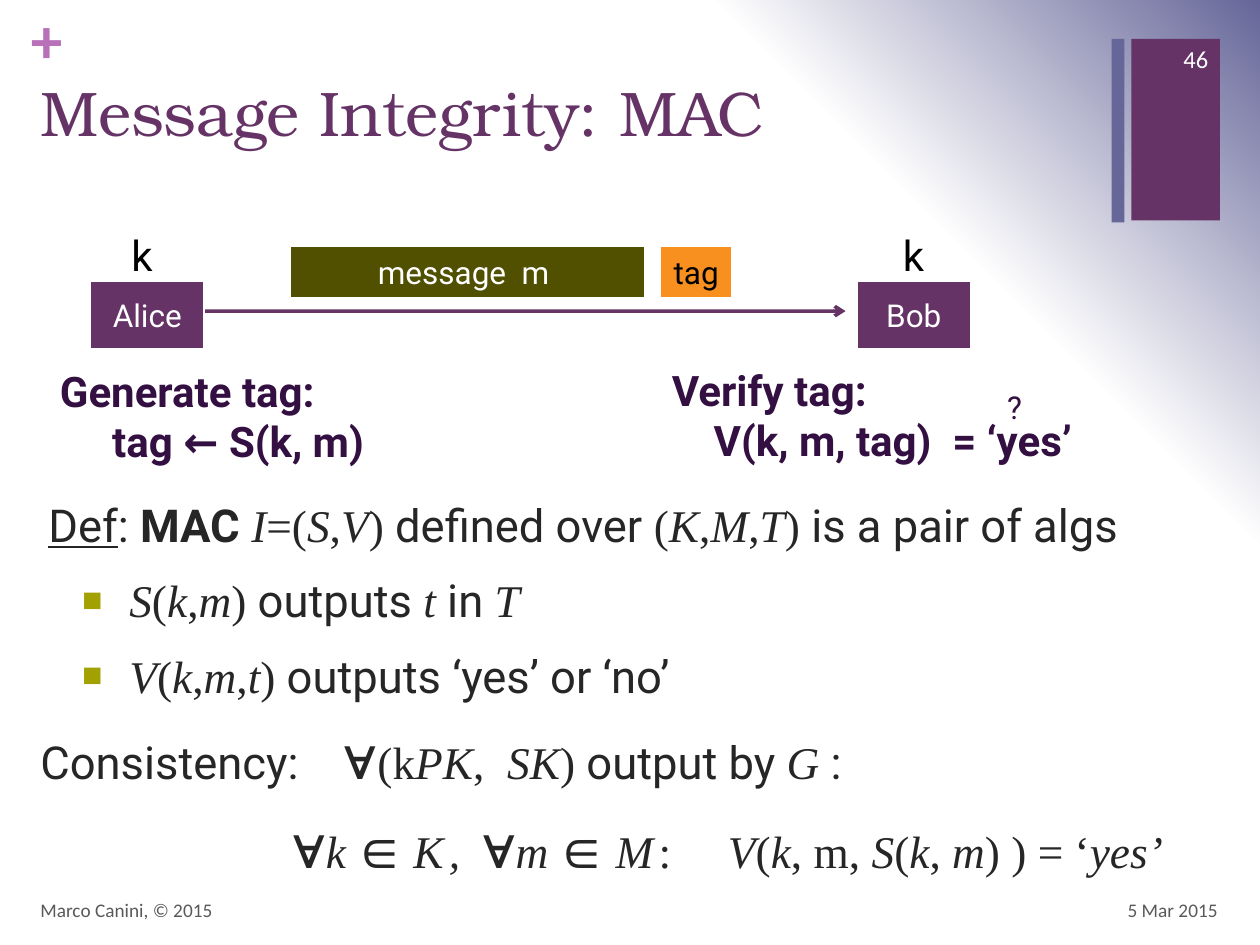
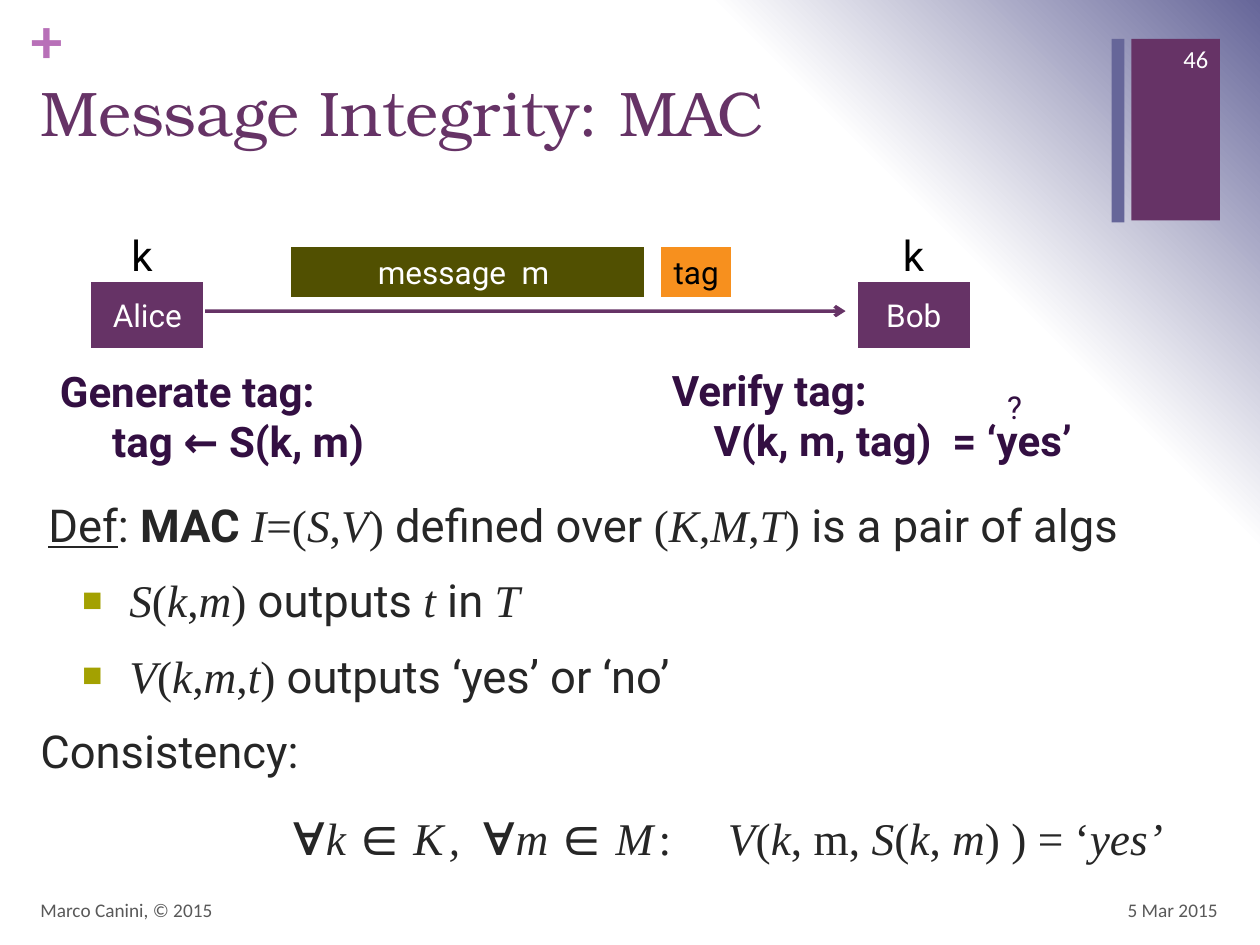
Before and after one commit to mcanini/INGI2347-2015, a slide deck: slide 46 of 05-cryptography2.pptx. Drawn at 1260x945 pixels with LibreOffice and Linux fonts; fonts in the diff are those of the drawing. Boxes give left, top, right and bottom in pixels: in the first picture for what was removed or moved away, otherwise in the second. Text is boxed around its words. In the diff, an @@ line names an element or a change of style, - is before the commit and + after.

Commit message:
Fixes for Lecture 5.

```diff
--- a/05-cryptography2.pptx
+++ b/05-cryptography2.pptx
@@ text at (40, 735, 298, 778): text changed @@
-Consistency: ∀(kPK, SK) output by G :
+Consistency:
```
Also in this commit, not shown: 1 other file.
